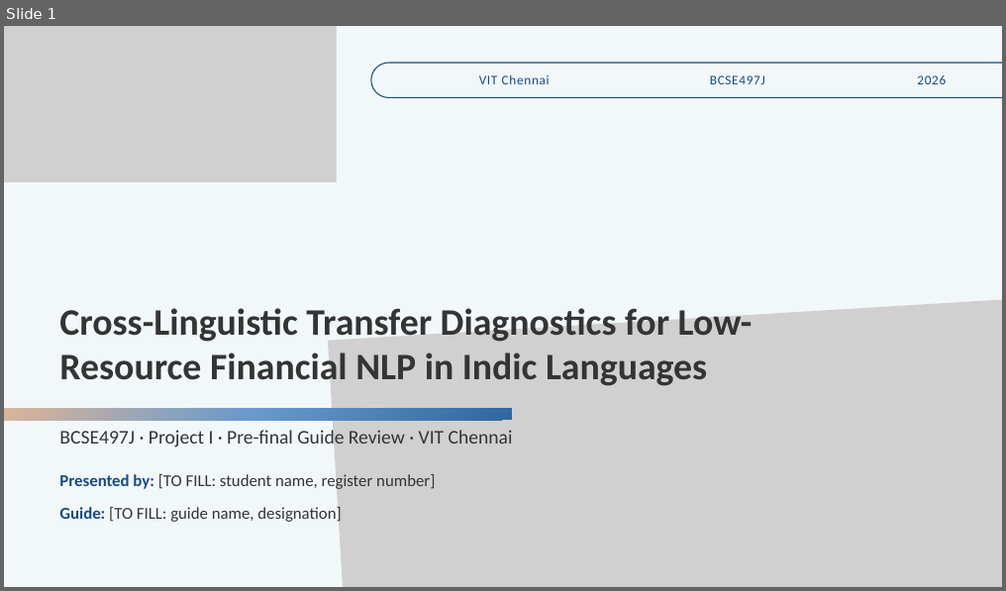
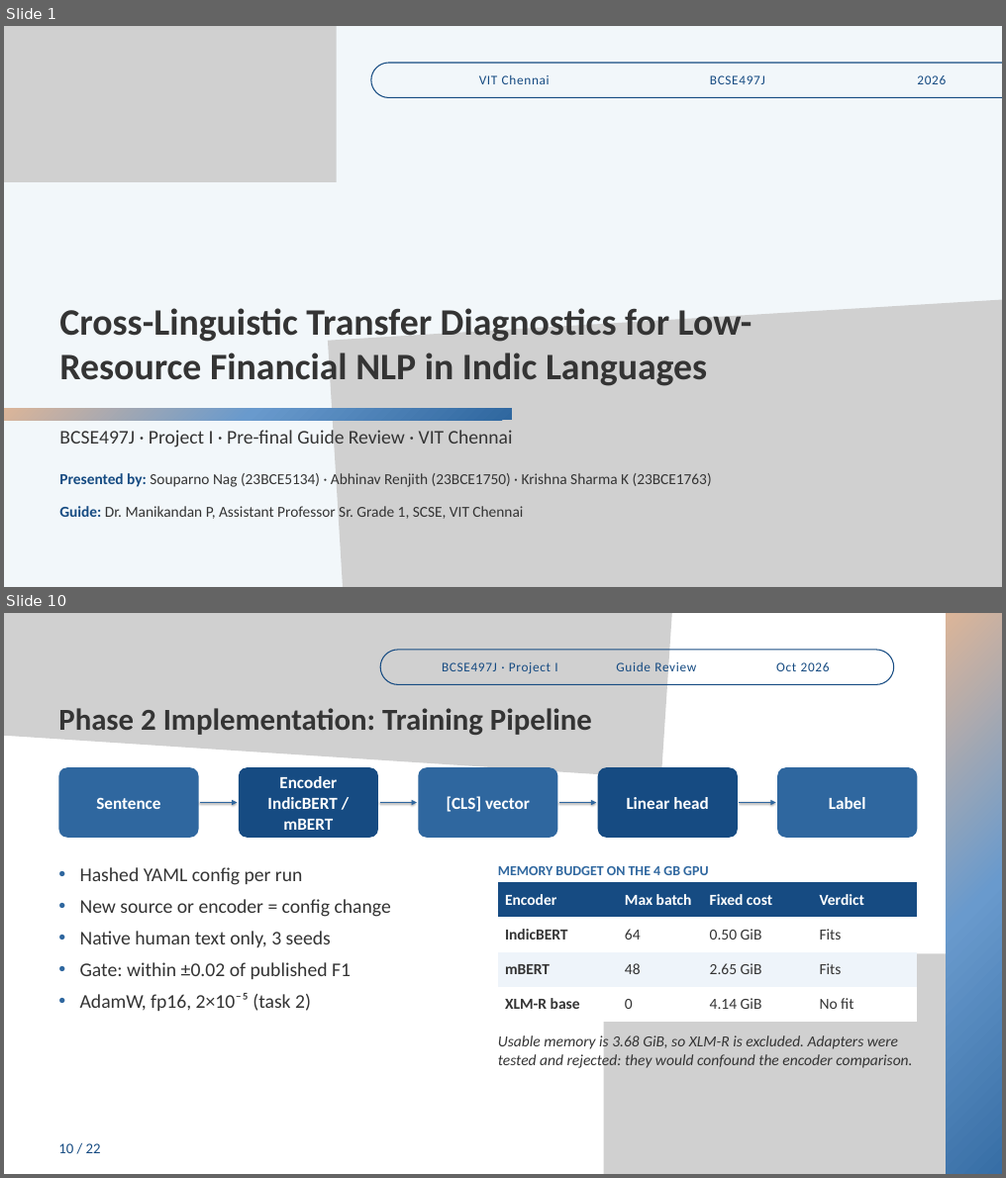
Before and after one commit to souparno-nag/Cross-Linguistic_Transfer_Diagnotic_for_Financial_NLP_in_Indic_Languages, a slide deck: presentation/BCSE497J_Project_I_Final_Review.pptx. Shown one above the other, each under a label of ours: slide 1 before the commit, slides 1 and 10 after it; the slides between them are not shown. The pictures are 1006x591 and 1006x1178 pixels, drawn with LibreOffice and Linux fonts; fonts in the diff are those of the drawing; grey boxes stand for pictures. Boxes give left, top, right and bottom in pixels: in the first picture for what was removed or moved away, otherwise in the second. Text is boxed around its words. In the diff, an @@ line names an element or a change of style, - is before the commit and + after.

Commit message:
Docs: update numeric report, add colour-pages PDF and report PDF; update review deck

```diff
--- a/presentation/BCSE497J_Project_I_Final_Review.pptx
+++ b/presentation/BCSE497J_Project_I_Final_Review.pptx
@@ slide 10 added at (x1=4, y1=613, x2=1002, y2=1174), background #FFFFFF @@
@@ picture added at (x1=4, y1=613, x2=680, y2=779) @@
@@ freeform shape added at (x1=946, y1=613, x2=1002, y2=1174), fill gradient #E4B795 to #699ACD to #2F679F @@
@@ freeform shape added at (x1=380, y1=650, x2=894, y2=684), outline #164B82 1.5 pt @@
@@ text added at (x1=442, y1=663, x2=557, y2=674), 19 pt, text #164B82 @@
+BCSE497J · Project I
@@ text added at (x1=616, y1=663, x2=696, y2=671), 19 pt, text #164B82 @@
+Guide Review
@@ text added at (x1=776, y1=663, x2=830, y2=671), 19 pt, text #164B82 @@
+Oct 2026
@@ text added at (x1=58, y1=708, x2=592, y2=735), 44 pt, text #343434, bold @@
+Phase 2 Implementation: Training Pipeline
@@ rounded rectangle added at (x1=58, y1=767, x2=199, y2=838), fill #2F679F @@
@@ rounded rectangle added at (x1=239, y1=767, x2=378, y2=838), fill #164B82 @@
@@ text added at (x1=267, y1=776, x2=337, y2=830), 24.6 pt, text #FFFFFF, bold @@
+Encoder
+IndicBERT / mBERT
@@ rounded rectangle added at (x1=418, y1=767, x2=557, y2=838), fill #2F679F @@
@@ rounded rectangle added at (x1=598, y1=767, x2=738, y2=838), fill #164B82 @@
@@ rounded rectangle added at (x1=777, y1=767, x2=917, y2=838), fill #2F679F @@
@@ text added at (x1=96, y1=797, x2=160, y2=809), 24.6 pt, text #FFFFFF, bold @@
+Sentence
@@ arrow added from (200, 803) to (237, 803), #2F679F 2.5 pt @@
@@ arrow added from (380, 803) to (417, 803), #2F679F 2.5 pt @@
@@ text added at (x1=447, y1=796, x2=530, y2=812), 24.6 pt, text #FFFFFF, bold @@
+[CLS] vector
@@ arrow added from (559, 803) to (596, 803), #2F679F 2.5 pt @@
@@ text added at (x1=627, y1=797, x2=709, y2=809), 24.6 pt, text #FFFFFF, bold @@
+Linear head
@@ arrow added from (739, 803) to (776, 803), #2F679F 2.5 pt @@
@@ text added at (x1=829, y1=797, x2=866, y2=809), 24.6 pt, text #FFFFFF, bold @@
+Label
@@ text added at (x1=80, y1=867, x2=391, y2=1011), 28.1 pt, text #343434 @@
+• Hashed YAML config per run
+• New source or encoder = config change
+• Native human text only, 3 seeds
+• Gate: within ±0.02 of published F1
+• AdamW, fp16, 2×10⁻⁵ (task 2)
@@ text added at (x1=498, y1=866, x2=708, y2=875), 19.9 pt, text #2F679F, bold @@
+MEMORY BUDGET ON THE 4 GB GPU
@@ table added at (x1=498, y1=882, x2=917, y2=1022), 4 rows, 4 columns @@
+Encoder | Max batch | Fixed cost | Verdict
+IndicBERT | 64 | 0.50 GiB | Fits
+mBERT | 48 | 2.65 GiB | Fits
+XLM-R base | 0 | 4.14 GiB | No fit
@@ picture added at (x1=603, y1=955, x2=1002, y2=1174) @@
@@ text added at (x1=498, y1=1034, x2=912, y2=1070), 22.2 pt, text #343434, italic @@
+Usable memory is 3.68 GiB, so XLM-R is excluded. Adapters were tested and rejected: they would confound the encoder comparison.
@@ text added at (x1=58, y1=1144, x2=101, y2=1154), 21.1 pt, text #164B82 @@
+10 / 22
@@ slide 1 changed as well @@
@@ text at (x1=59, y1=472, x2=712, y2=489): text changed; size 24 to 22 pt @@
-Presented by: [TO FILL: student name, register number]
+Presented by: Souparno Nag (23BCE5134) · Abhinav Renjith (23BCE1750) · Krishna Sharma K (23BCE1763)
@@ text at (x1=59, y1=506, x2=523, y2=519): text changed; size 24 to 22 pt @@
-Guide: [TO FILL: guide name, designation]
+Guide: Dr. Manikandan P, Assistant Professor Sr. Grade 1, SCSE, VIT Chennai
```
Also in this commit, not shown: 9 other slides changed, 11 other slides added, 9 slides removed, 4 other files.
